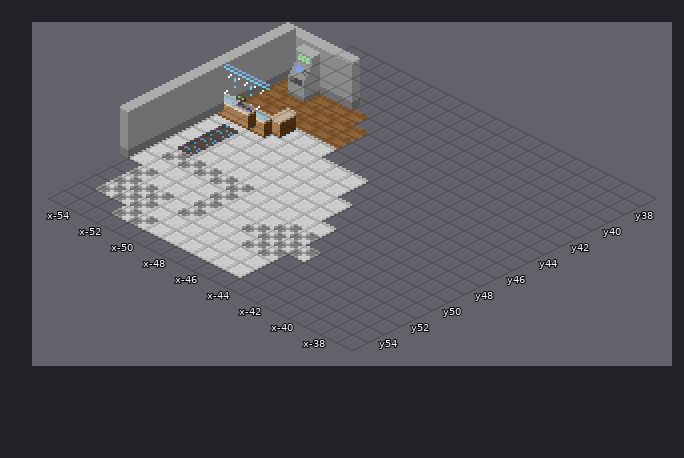
One commit to this Tiled map: Assets/Levels/TaskTestMap.tmx. That is the earlier state.
Cells are 16x8 px. Isometric: x runs down to the right, y down to the left. Shown: x -55..-37, y 37..55.
After:
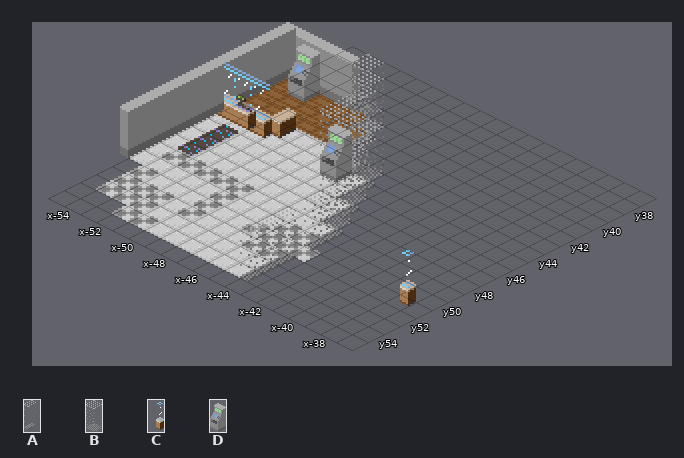
Key: from "Objects": A 22, B 25, C 51, D 62.
Objects are placed by the point they stand on, in cells (3,4 is the top-left corner of cell 3,4); size is 1x1 cell unless given.
The exact change:
Layer "Collisions":
A new object: B at -50,41 size 1x4.
A new object: B at -49,42 size 1x4.
A new object: A at -48,43 size 1x4.
A new object: A at -48,44 size 1x4.
A new object: A at -48,45 size 1x4.
A new object: B at -48,45 size 1x4.
A new object: B at -47,45 size 1x4.
A new object: B at -46,45 size 1x4.
A new object: A at -45,46 size 1x4.
A new object: B at -45,47 size 1x4.
A new object: A at -44,48 size 1x4.
A new object: B at -44,49 size 1x4.
A new object: A at -43,50 size 1x4.
A new object: A at -43,51 size 1x4.
A new object: A at -43,53 size 1x4.
A new object: A at -43,54 size 1x4.
A new object: A at -43,55 size 1x4.
Layer "Interactables":
A new object: D at -47,46 size 1x4.
A new object: C at -37,52 size 1x4.
Where, in picture pixels (left, top, right, bottom), the same in both pictures:
added: (240, 54, 384, 282)
added: (400, 250, 416, 306)
